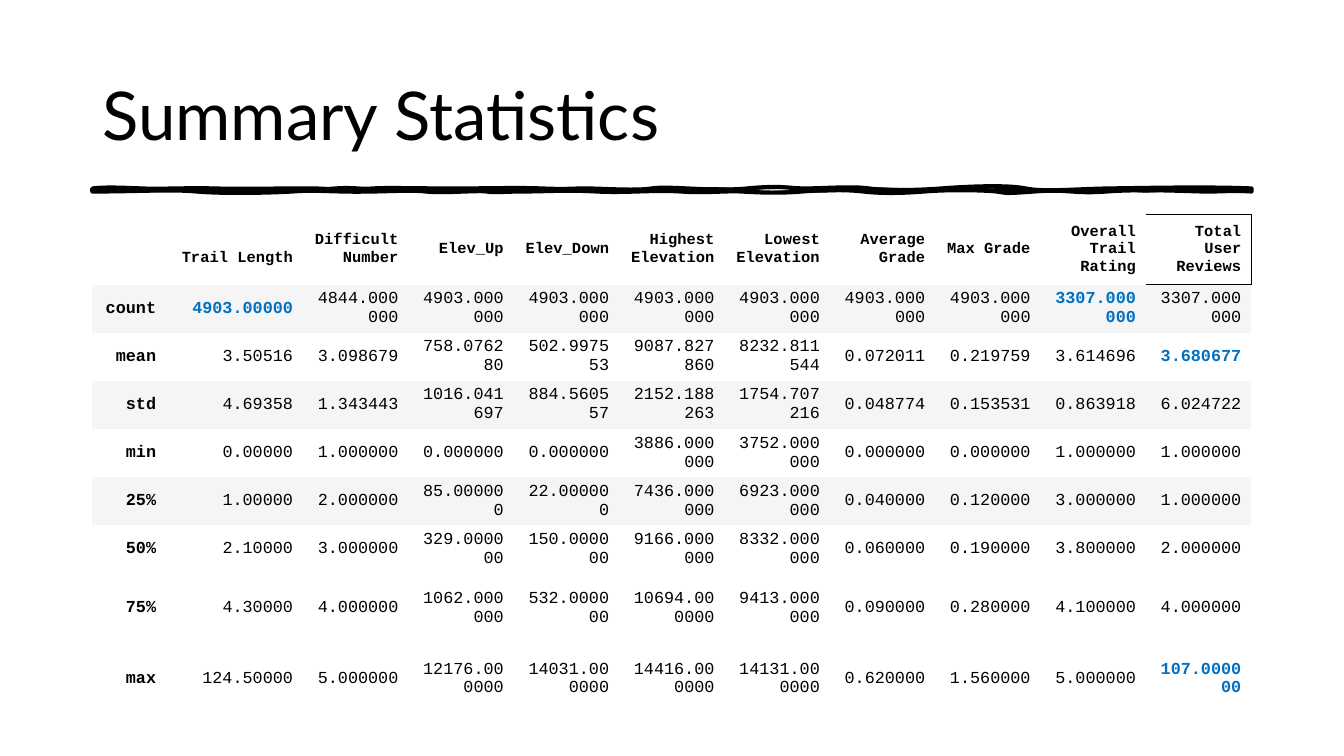
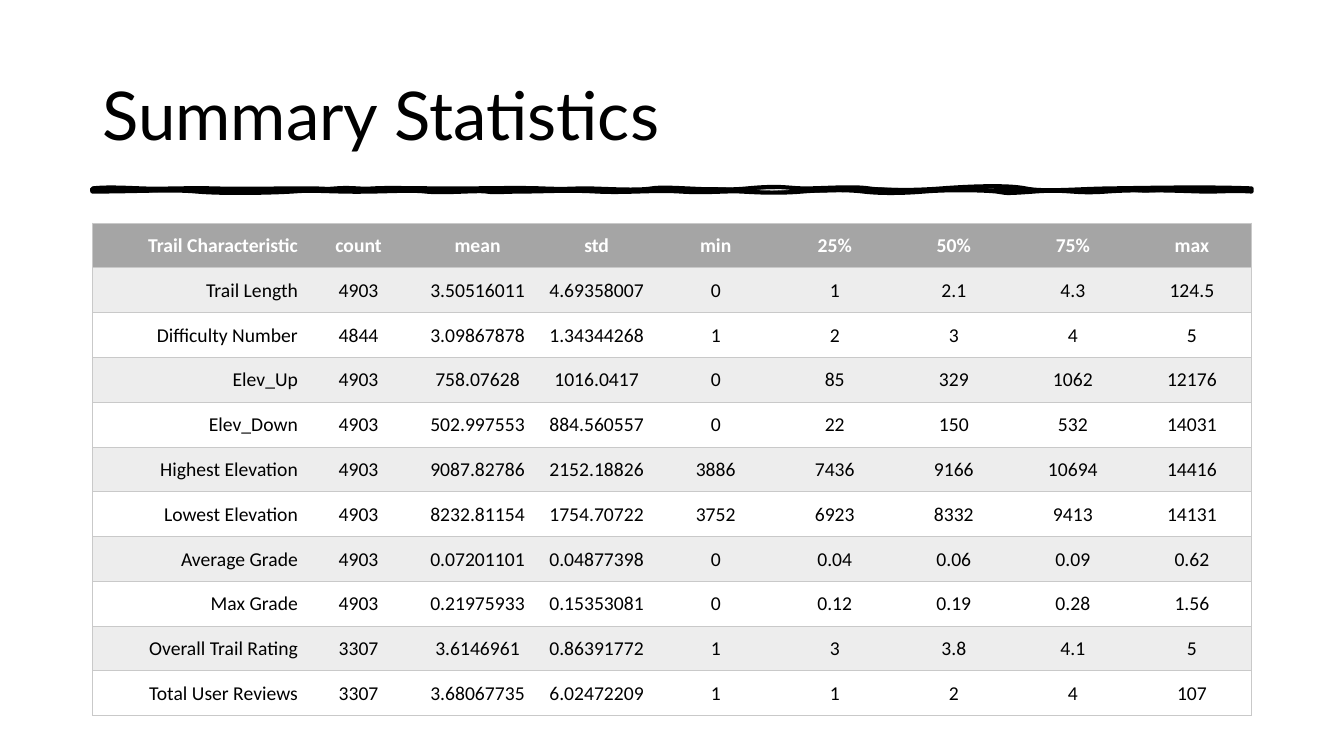
Before and after one commit to BiochemHead/COMP_4447_Final_Project, a slide deck: slide 9 of HikingPresentation.pptx. Drawn at 1344x756 pixels with LibreOffice and Linux fonts; fonts in the diff are those of the drawing. Boxes give left, top, right and bottom in pixels: in the first picture for what was removed or moved away, otherwise in the second. Text is boxed around its words. In the diff, an @@ line names an element or a change of style, - is before the commit and + after.

```diff
--- a/HikingPresentation.pptx
+++ b/HikingPresentation.pptx
@@ table at (x1=93, y1=223, x2=1251, y2=716) @@
- | Trail Length | Difficult Number | Elev_Up | Elev_Down | Highest Elevation | Lowest Elevation | Average Grade | Max Grade | Overall Trail Rating | Total User Reviews
-count | 4903.00000 | 4844.000000 | 4903.000000 | 4903.000000 | 4903.000000 | 4903.000000 | 4903.000000 | 4903.000000 | 3307.000000 | 3307.000000
-mean | 3.50516 | 3.098679 | 758.076280 | 502.997553 | 9087.827860 | 8232.811544 | 0.072011 | 0.219759 | 3.614696 | 3.680677
-std | 4.69358 | 1.343443 | 1016.041697 | 884.560557 | 2152.188263 | 1754.707216 | 0.048774 | 0.153531 | 0.863918 | 6.024722
-min | 0.00000 | 1.000000 | 0.000000 | 0.000000 | 3886.000000 | 3752.000000 | 0.000000 | 0.000000 | 1.000000 | 1.000000
-25% | 1.00000 | 2.000000 | 85.000000 | 22.000000 | 7436.000000 | 6923.000000 | 0.040000 | 0.120000 | 3.000000 | 1.000000
-50% | 2.10000 | 3.000000 | 329.000000 | 150.000000 | 9166.000000 | 8332.000000 | 0.060000 | 0.190000 | 3.800000 | 2.000000
-75% | 4.30000 | 4.000000 | 1062.000000 | 532.000000 | 10694.000000 | 9413.000000 | 0.090000 | 0.280000 | 4.100000 | 4.000000
-max | 124.50000 | 5.000000 | 12176.000000 | 14031.000000 | 14416.000000 | 14131.000000 | 0.620000 | 1.560000 | 5.000000 | 107.000000
+Trail Characteristic | count | mean | std | min | 25% | 50% | 75% | max
+Trail Length | 4903 | 3.50516011 | 4.69358007 | 0 | 1 | 2.1 | 4.3 | 124.5
+Difficulty Number | 4844 | 3.09867878 | 1.34344268 | 1 | 2 | 3 | 4 | 5
+Elev_Up | 4903 | 758.07628 | 1016.0417 | 0 | 85 | 329 | 1062 | 12176
+Elev_Down | 4903 | 502.997553 | 884.560557 | 0 | 22 | 150 | 532 | 14031
+Highest Elevation | 4903 | 9087.82786 | 2152.18826 | 3886 | 7436 | 9166 | 10694 | 14416
+Lowest Elevation | 4903 | 8232.81154 | 1754.70722 | 3752 | 6923 | 8332 | 9413 | 14131
+Average Grade | 4903 | 0.07201101 | 0.04877398 | 0 | 0.04 | 0.06 | 0.09 | 0.62
+Max Grade | 4903 | 0.21975933 | 0.15353081 | 0 | 0.12 | 0.19 | 0.28 | 1.56
+Overall Trail Rating | 3307 | 3.6146961 | 0.86391772 | 1 | 3 | 3.8 | 4.1 | 5
+Total User Reviews | 3307 | 3.68067735 | 6.02472209 | 1 | 1 | 2 | 4 | 107
@@ table resized from (x1=93, y1=215, x2=1256, y2=729) to (x1=93, y1=223, x2=1251, y2=716) @@
@@ text removed at (x1=128, y1=232, x2=560, y2=266) @@
-• Basic statistics breakdown
```
Also in this commit, not shown: 3 other slides changed, 2 slides added.
